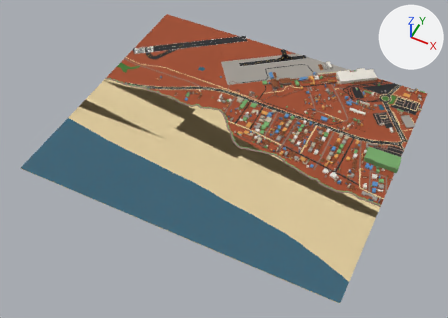
Renders of the Blender file blender/zone/zone_aeroport_blockout.blend from each side of a commit.
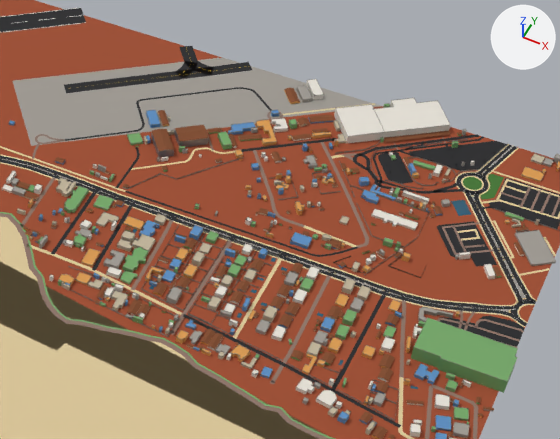
There are two pictures of each version: one whole from a 50 mm camera at (790.0, -1888.0, 1889.0) aimed at (-1.0, -306.0, -88.0), one close up on the part from 48% to 93% of the width and 10% to 60% of the height. Arrows for +X, +Y and +Z are at upper right; the lights stay in place. The first two pictures are the older version.

Objects in the first close-up: 'aeroport_tarmac', 'bld_beton-col', 'bld_peinture_blanc-col', 'bld_peinture_bleu-col', 'bld_peinture_ecaillee-col', 'bld_peinture_vert-col', 'bld_terminal-col', 'parapet', 'plage_front_de_mer', 'sol_terre-col', 'toit_tole', 'zone_parking', 'zone_plage' and 26 more.
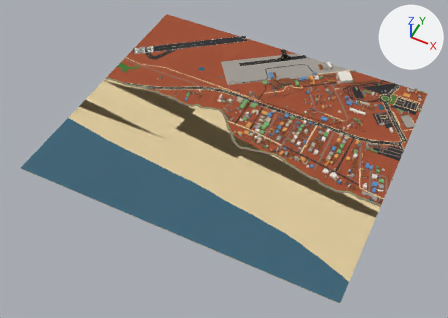
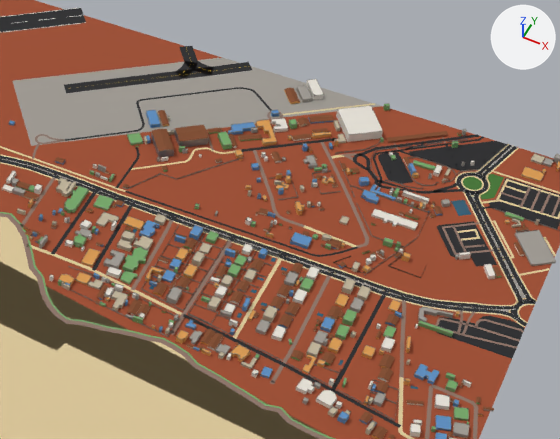
Where the change shows, as pixel boxes [x1, y1, x2, y2] in the close-ups (560 x 439 px; the box of a moved part takes in the faces that stretch with it):
'bld_terminal-col', reshaped (59% narrower, 20% shorter): before [334, 98, 450, 143]; after [336, 106, 383, 142]
part 1 of me_bld_terminal_col, moved or reshaped: before [334, 105, 385, 143]; after [336, 106, 383, 142]
part 2 of me_bld_terminal_col, deleted: before [374, 98, 450, 138]
part 3 of me_bld_peinture_vert_col, deleted (green): before [411, 318, 517, 393]

The edits, one by one:
me_bld_peinture_vert_col is used by ob_bld_peinture_vert_col; location (0.0, 0.0, 0.0).
me_bld_peinture_vert_col had 886 vertices, 953 faces and spanned x -292.0..685.0, y -305.0..388.0, z 0.0..24.0.
me_bld_peinture_vert_col now has 868 vertices, 930 faces and spans x -292.0..672.0, y -305.0..388.0, z 0.0..9.0.
me_bld_peinture_vert_col part 3: the loose piece of 18 vertices spanning x 545.0..685.0, y -137.0..-68.0, z 0.0..24.0 is deleted.
Other edits to the shape of me_bld_peinture_vert_col do not show in these pictures.
me_bld_terminal_col is used by ob_bld_terminal_col; location (0.0, 0.0, 0.0).
me_bld_terminal_col had 28 vertices, 34 faces and spanned x 263.0..445.0, y 270.0..422.0, z 0.0..15.0.
me_bld_terminal_col now has 10 vertices, 11 faces and spans x 266.0..351.0, y 275.0..361.0, z 0.0..15.0.
me_bld_terminal_col part 1: the loose piece of 10 vertices spanning x 263.0..355.0, y 270.0..364.0, z 0.0..15.0 is scaled about its middle by (0.92, 0.92, 1), then moved by (0.0, 1.0, 0.0).
me_bld_terminal_col part 2: the loose piece of 18 vertices spanning x 320.0..445.0, y 307.0..422.0, z 0.0..15.0 is deleted.
